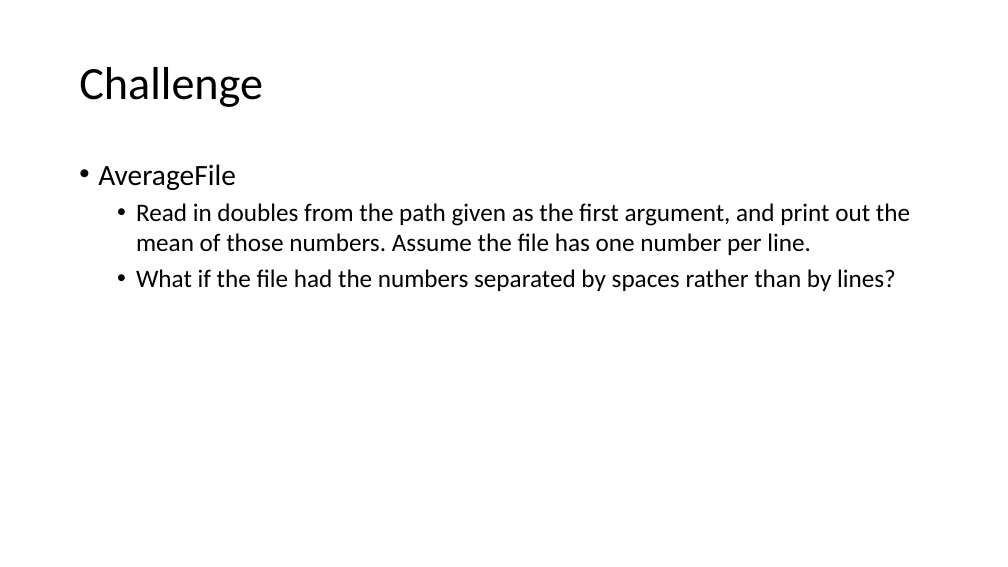
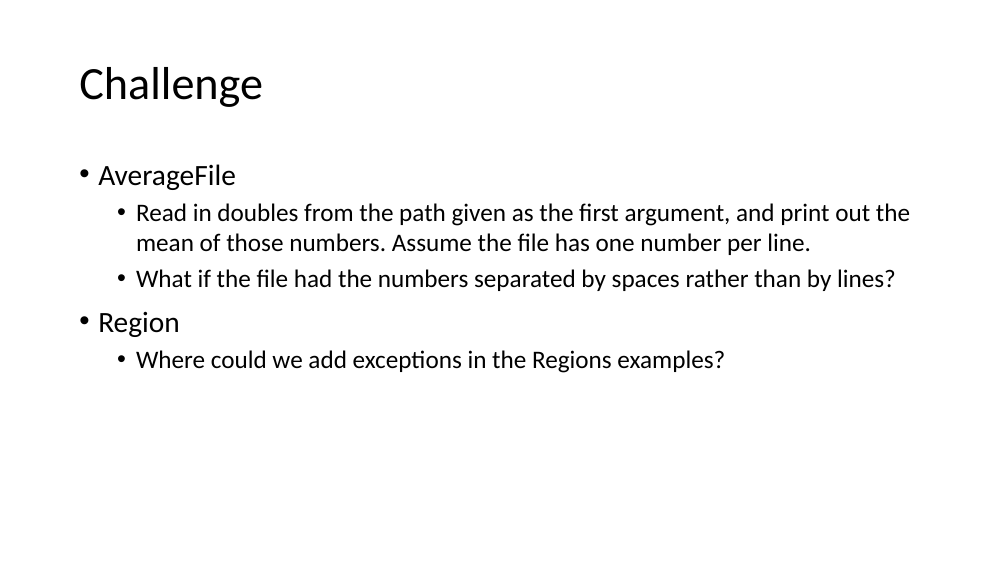
Before and after one commit to ucsd-cse11-sp21/ucsd-cse11-sp21.github.io, a slide deck: slide 6 of lectures/lecture-24/Lecture-Live A00/Lecture 24 - Lecture.pptx. Drawn at 1008x567 pixels with LibreOffice and Linux fonts; fonts in the diff are those of the drawing. Boxes give left, top, right and bottom in pixels: in the first picture for what was removed or moved away, otherwise in the second. Text is boxed around its words. In the diff, an @@ line names an element or a change of style, - is before the commit and + after.

Commit message:
Lecture 24 updates

```diff
--- a/lectures/lecture-24/Lecture-Live A00/Lecture 24 - Lecture.pptx
+++ b/lectures/lecture-24/Lecture-Live A00/Lecture 24 - Lecture.pptx
@@ text at (x1=98, y1=311, x2=725, y2=373): paragraphs added @@
+• Region
+  • Where could we add exceptions in the Regions examples?
```
Also in this commit, not shown: 1 other slide changed, 23 other files.
